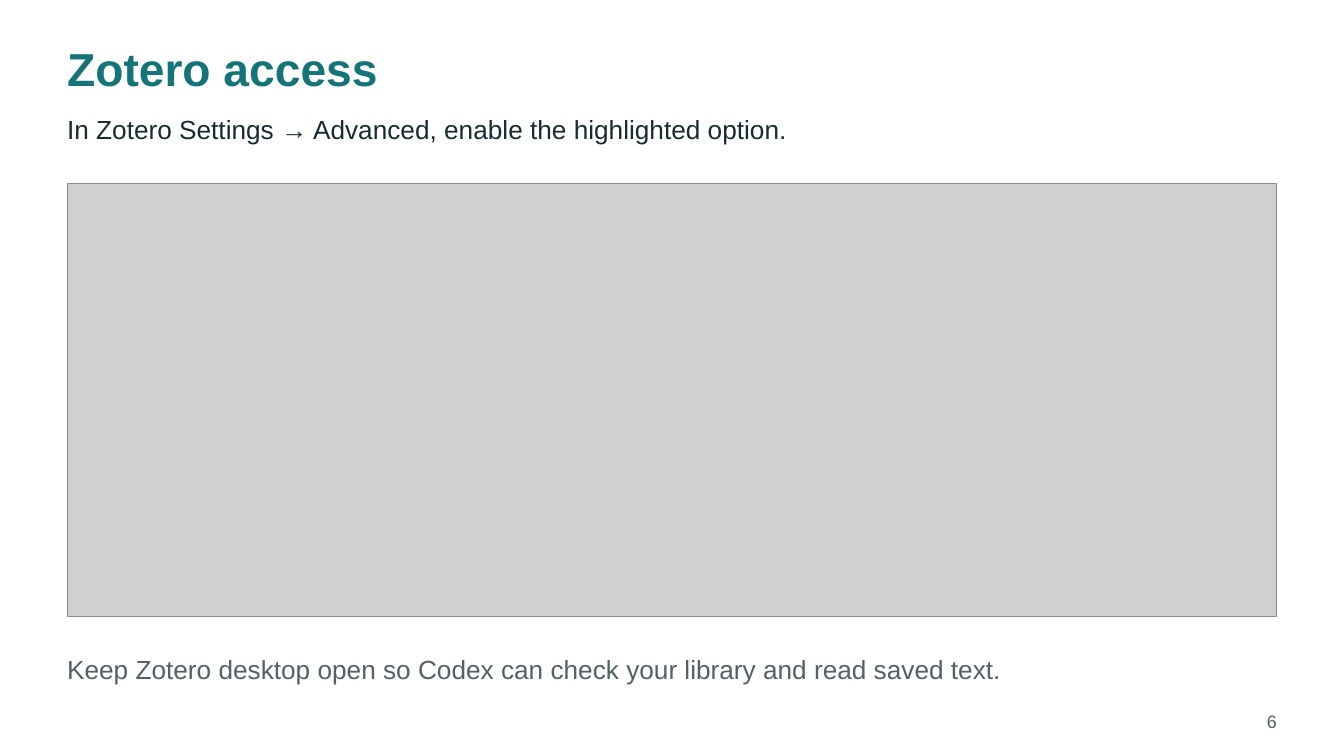
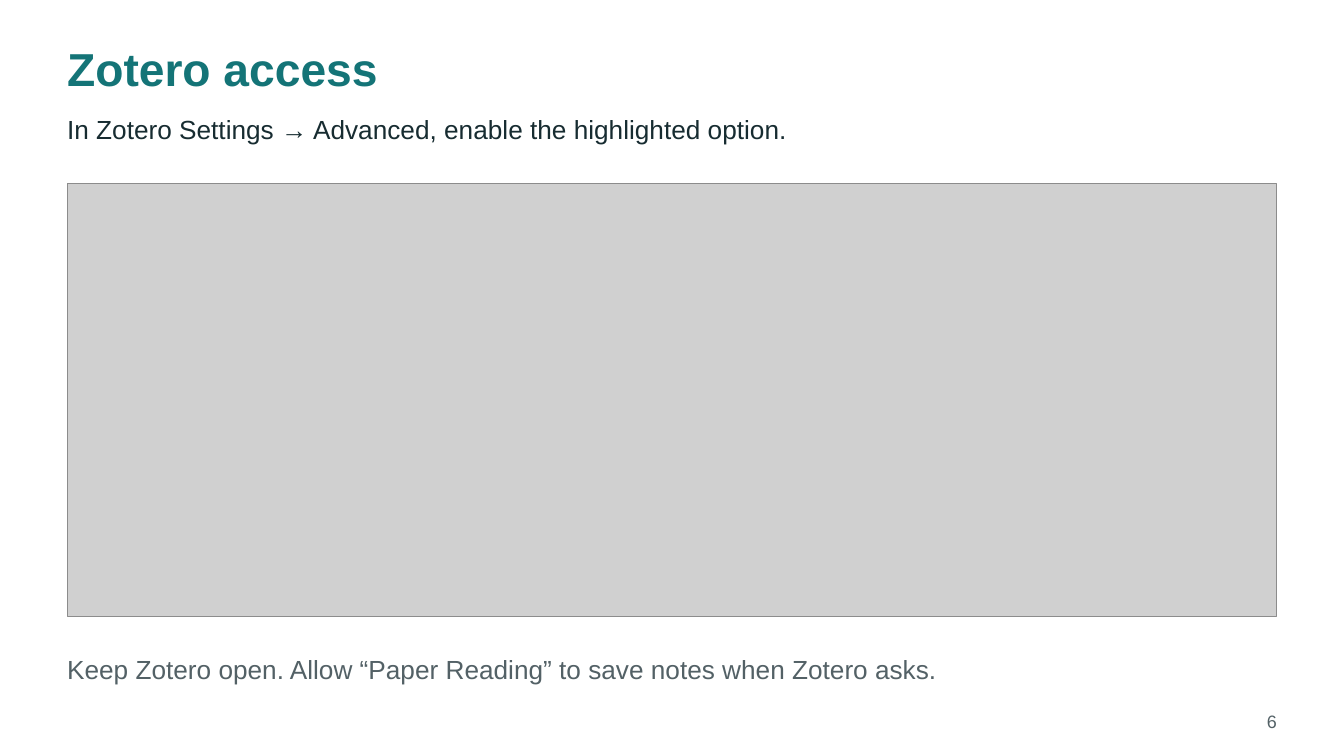
Before and after one commit to Alias-z/agentic-researcher-psc, a slide deck: slide 6 of instructor/slides/setup-guide.pptx. Drawn at 1344x756 pixels with LibreOffice and Linux fonts; fonts in the diff are those of the drawing; grey boxes stand for pictures. Boxes give left, top, right and bottom in pixels: in the first picture for what was removed or moved away, otherwise in the second. Text is boxed around its words. In the diff, an @@ line names an element or a change of style, - is before the commit and + after.

Commit message:
Update setup guides and slides for paper reading

```diff
--- a/instructor/slides/setup-guide.pptx
+++ b/instructor/slides/setup-guide.pptx
@@ text at box(67, 660, 936, 685): text changed @@
-Keep Zotero desktop open so Codex can check your library and read saved text.
+Keep Zotero open. Allow “Paper Reading” to save notes when Zotero asks.
```
Also in this commit, not shown: 3 other slides changed, 2 slides added, 7 other files.
